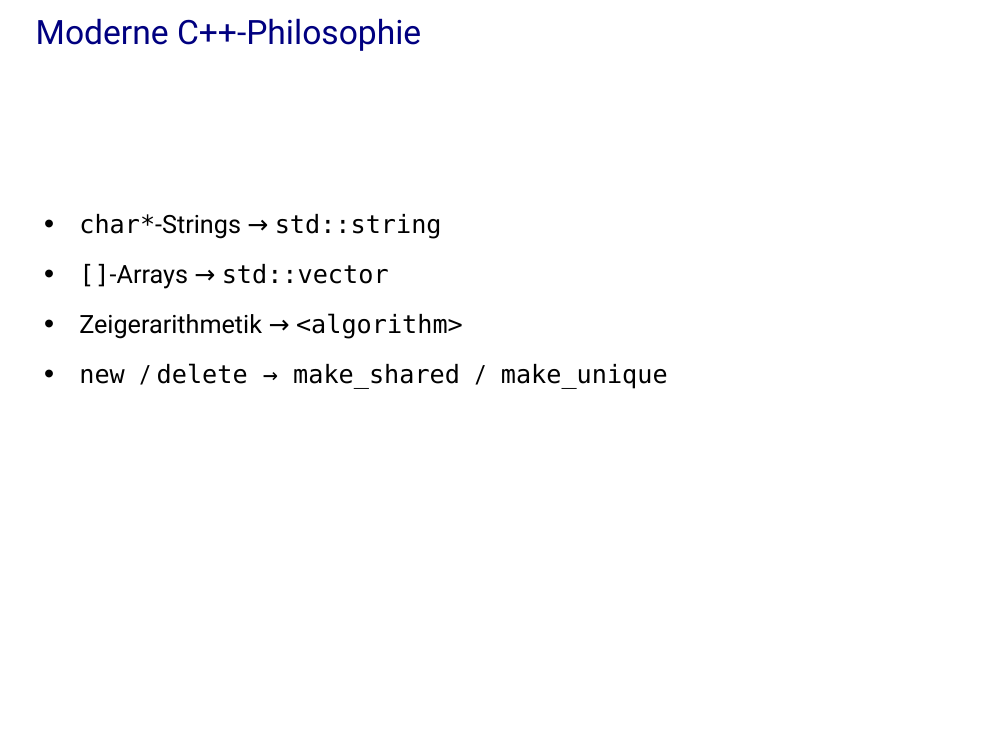
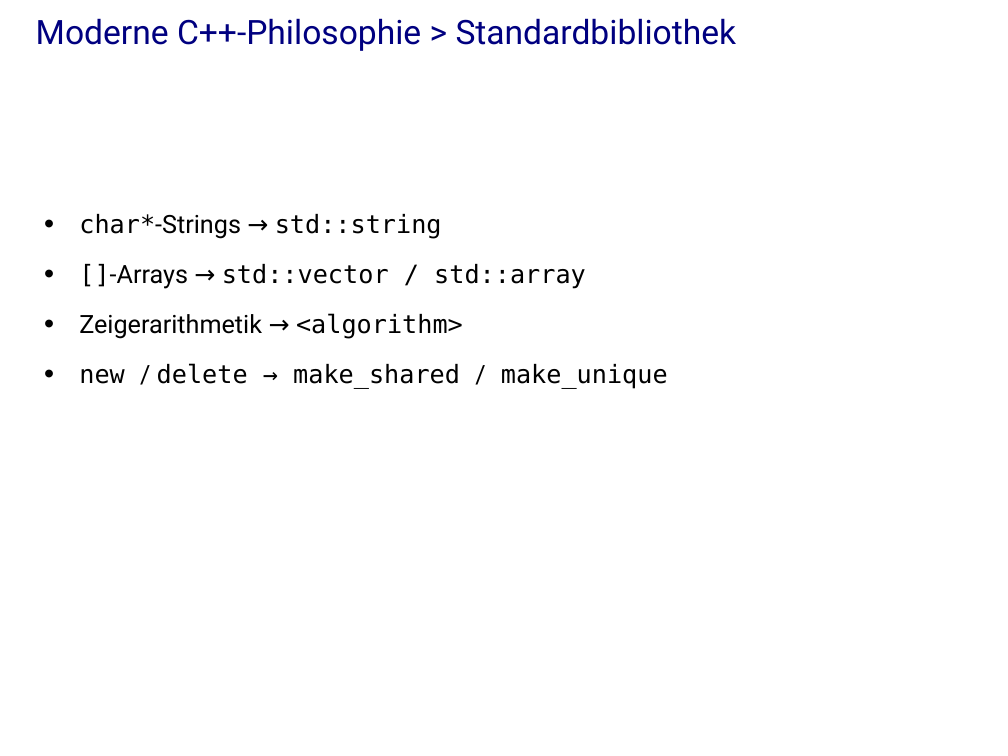
Before and after one commit to j-stephan/hs16, a slide deck: slide 14 of presentation/presentation.odp (slide 2 before the commit). Drawn at 1008x756 pixels with LibreOffice and Linux fonts; fonts in the diff are those of the drawing; background and template pictures are left out. Boxes give left, top, right and bottom in pixels: in the first picture for what was removed or moved away, otherwise in the second. Text is boxed around its words. In the diff, an @@ line names an element or a change of style, - is before the commit and + after.

```diff
--- a/presentation/presentation.odp
+++ b/presentation/presentation.odp
@@ title at (36, 18, 737, 51): text changed @@
-Moderne C++-Philosophie
+Moderne C++-Philosophie > Standardbibliothek
@@ text at (79, 264, 586, 289): text changed @@
-• []-Arrays → std::vector
+• []-Arrays → std::vector / std::array
```
Also in this commit, not shown: 12 other slides changed, 23 slides added, 15 slides removed, 1 other file.
